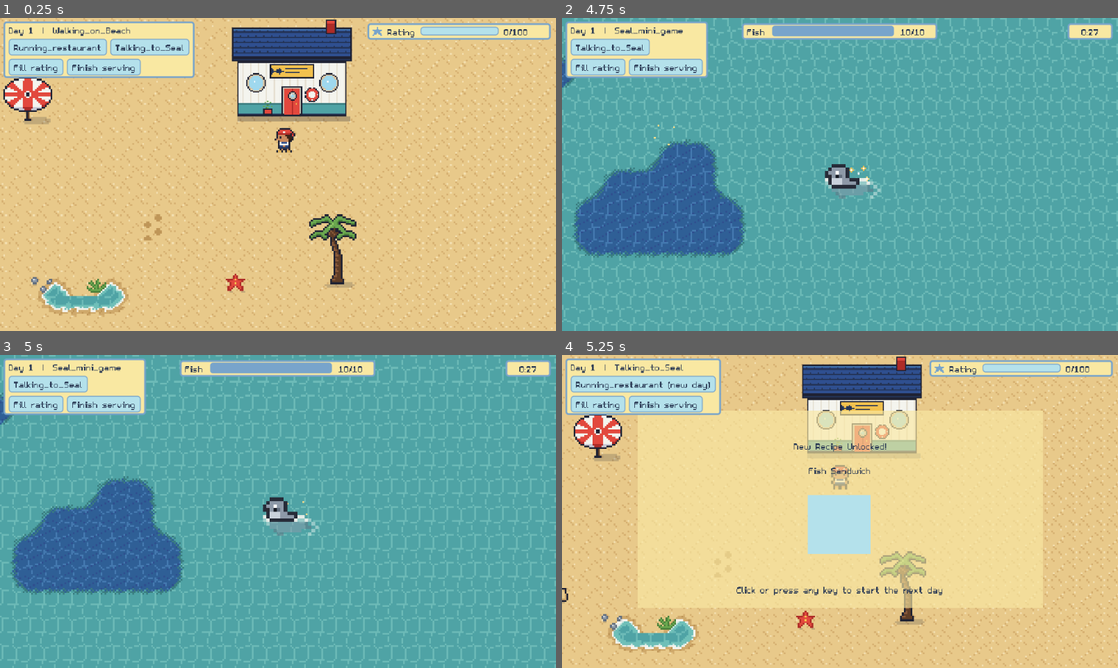
Above: before the commit, frames 1-4 (two rows, left to right).
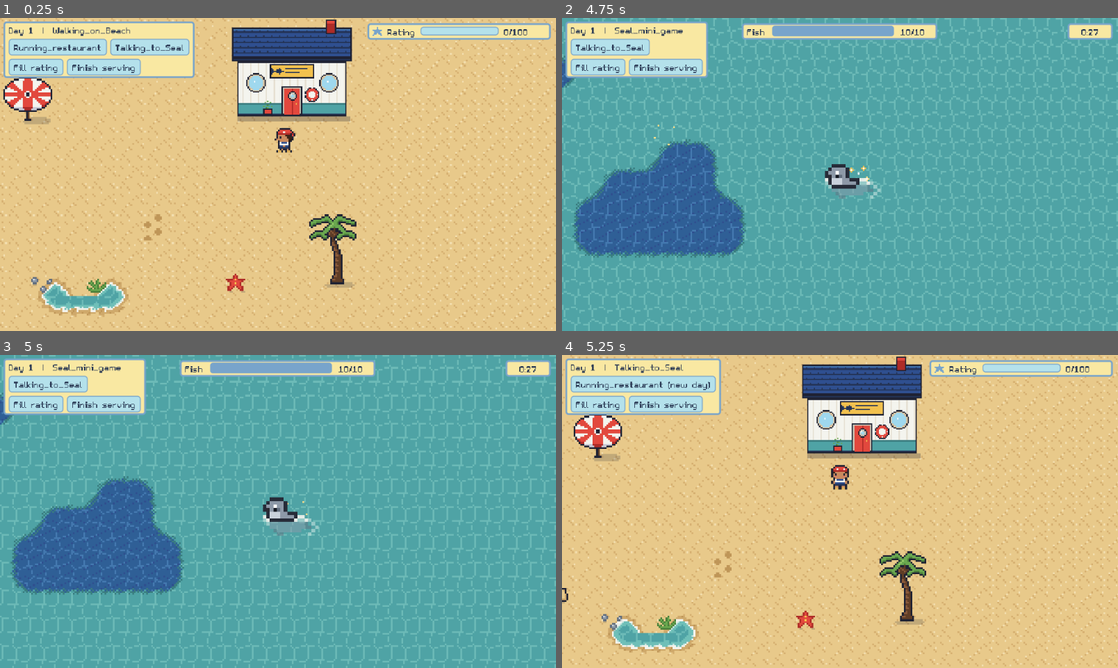
Above: after the commit, the same moments.

Repository: Virhamand/Seal-of-Approval
Game: Godot game, scene res://tests/state_machine_test.tscn
Two runs of this game, one before a commit and one after it. Both use one fixed random seed, a clock stepped at 60 frames per second and the inputs below. This scene is started directly instead of the project's main scene.
Inputs (mouse positions are in pixels of both pictures, inside the frame that each line leads up to):
- Up to frame 1 (0.25 s): no input
- Up to frame 2 (4.75 s): tap Enter (ui_accept) at 0.5, 0.77, 1.52, 3.02, 3.77, 4.52 s; move the mouse to (962, 158) at 0.52 s; hold Right (right) 0.53-1.28 s; hold F (interact) 0.53-1.28 s; click (962, 158) at 0.67 s; move the mouse to (728, 190) at 1.27 s; hold S (down) 1.28-2.03 s; tap E at 1.35 s; move the mouse to (895, 105) at 2.02 s; hold Right (right) 2.03-2.78 s; tap Space at 2.1 s; move the mouse to (812, 237) at 2.77 s; hold Up (up) 2.78-3.53 s; tap Keypad Enter at 2.85 s; click (812, 237) at 2.92 s; move the mouse to (1006, 221) at 3.52 s; hold A (left) from 3.53 s (still down); tap Q at 3.6 s; move the mouse to (673, 127) at 4.27 s; tap X at 4.35 s
- Up to frame 3 (5 s): keep holding A (left)
- Up to frame 4 (5.25 s): move the mouse to (867, 511) at 5.02 s; release A (left) at 5.03 s; hold S (down) from 5.03 s (still down); hold F (interact) from 5.03 s (still down); click (867, 511) at 5.17 s

Frames 1-3 are identical in both runs. In frame 4, 10% of the frame differs, in the area x 13-87%, y 17-81%.
Error after the commit: Invalid assignment of property or key 'won' with value of type 'bool' on a base object of type 'CanvasLayer'. (res://scripts/game.gd:231)

Commit message:
Rearrange new_recipe.tscn

Diff:
--- a/scenes/new_recipe.tscn
+++ b/scenes/new_recipe.tscn
@@ -2,36 +2,65 @@
 
 [ext_resource type="Script" uid="uid://bt6c63758qp5c" path="res://scripts/new_recipe.gd" id="1_recipe"]
 
-[node name="NewRecipe" type="Node2D" unique_id=581086635]
+[node name="NewRecipe" type="CanvasLayer" unique_id=47397521]
 script = ExtResource("1_recipe")
 
 [node name="ColorRect" type="ColorRect" parent="." unique_id=847689194]
-offset_left = 87.0
-offset_top = 64.0
-offset_right = 554.0
-offset_bottom = 291.0
-scale = Vector2(0.9989717, 1)
+anchors_preset = 8
+anchor_left = 0.5
+anchor_top = 0.5
+anchor_right = 0.5
+anchor_bottom = 0.5
+offset_left = -233.5
+offset_top = -113.5
+offset_right = 233.5
+offset_bottom = 113.5
+grow_horizontal = 2
+grow_vertical = 2
+size_flags_horizontal = 4
+size_flags_vertical = 4
 color = Color(1, 1, 1, 0.654902)
 
 [node name="Label" type="Label" parent="." unique_id=1363087840]
-offset_left = 224.0
-offset_top = 98.0
-offset_right = 420.0
-offset_bottom = 143.0
+anchors_preset = 5
+anchor_left = 0.5
+anchor_right = 0.5
+offset_left = -98.0
+offset_top = 96.0
+offset_right = 98.0
+offset_bottom = 141.0
+grow_horizontal = 2
+size_flags_horizontal = 4
 theme_override_colors/font_color = Color(0, 0, 0, 1)
 text = "New Recipe Unlocked!"
+horizontal_alignment = 1
 
 [node name="RecipeName" type="Label" parent="." unique_id=293077752]
-offset_left = 292.0
-offset_top = 126.0
-offset_right = 336.0
-offset_bottom = 149.0
+anchors_preset = 8
+anchor_left = 0.5
+anchor_top = 0.5
+anchor_right = 0.5
+anchor_bottom = 0.5
+offset_left = -22.0
+offset_top = -44.5
+offset_right = 22.0
+offset_bottom = -21.5
+grow_horizontal = 2
+grow_vertical = 2
 theme_override_colors/font_color = Color(0, 0, 0, 1)
 text = "blank"
+horizontal_alignment = 1
 
 [node name="ColorRect2" type="ColorRect" parent="." unique_id=614902585]
-offset_left = 283.0
-offset_top = 161.0
-offset_right = 355.0
-offset_bottom = 229.0
+anchors_preset = 8
+anchor_left = 0.5
+anchor_top = 0.5
+anchor_right = 0.5
+anchor_bottom = 0.5
+offset_left = -32.0
+offset_top = -3.0
+offset_right = 32.0
+offset_bottom = 61.0
+grow_horizontal = 2
+grow_vertical = 2
 color = Color(0.47983426, 0.47983432, 0.47983426, 1)
